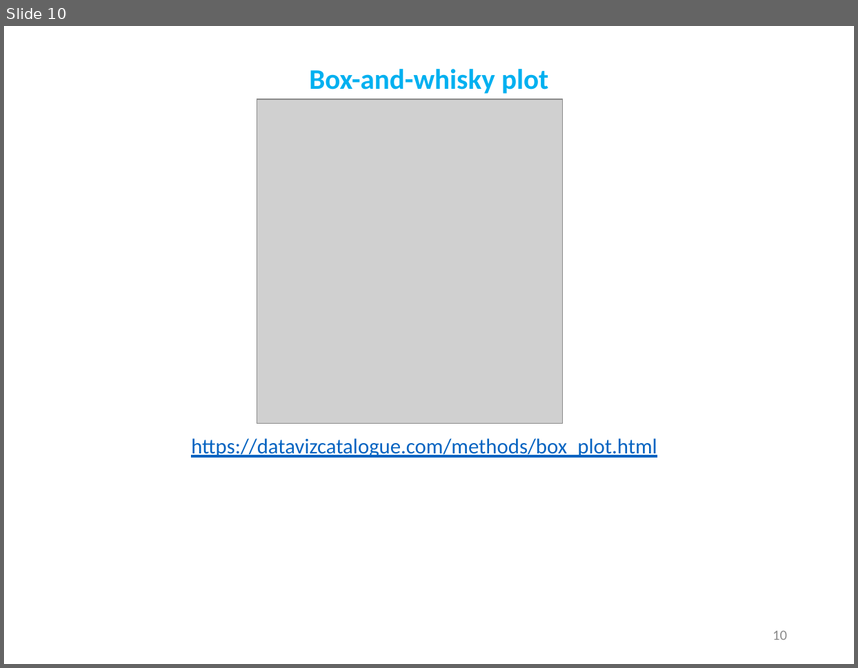
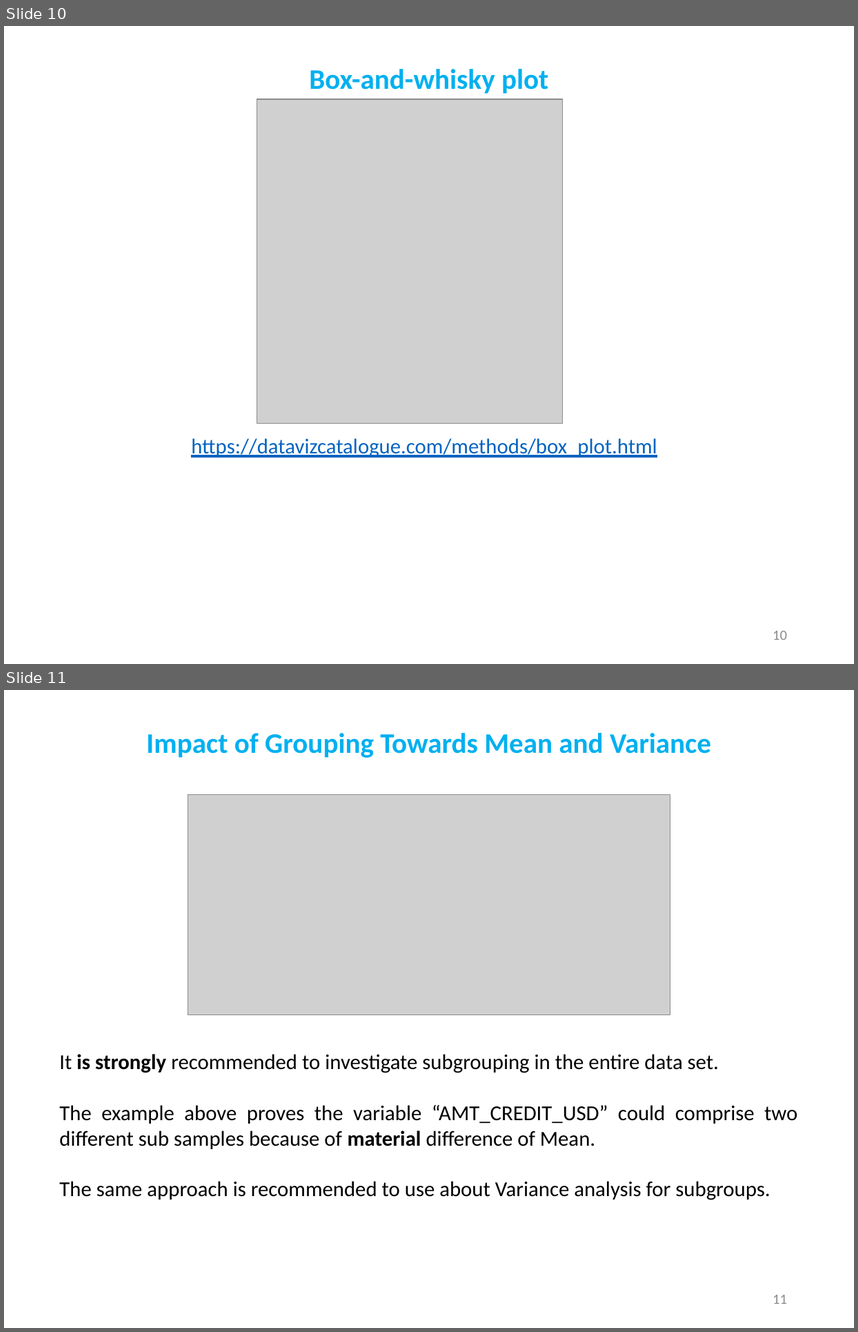
Before and after one commit to demydd/Exploratory-Analysis-, a slide deck: Exploratory_Analysis.pptx. Shown one above the other, each under a label of ours: slide 10 before the commit, slides 10 and 11 after it. The pictures are 858x668 and 858x1332 pixels, drawn with LibreOffice and Linux fonts; fonts in the diff are those of the drawing; grey boxes stand for pictures. Boxes give left, top, right and bottom in pixels: in the first picture for what was removed or moved away, otherwise in the second. Text is boxed around its words. In the diff, an @@ line names an element or a change of style, - is before the commit and + after.

Commit message:
Grouping and variance are added.

```diff
--- a/Exploratory_Analysis.pptx
+++ b/Exploratory_Analysis.pptx
@@ slide 11 added at (4,690,854,1328), background #FFFFFF @@
@@ title added at (146,733,711,758), 24 pt, text #00B0F0, bold @@
+Impact of Grouping Towards Mean and Variance
@@ picture added at (188,795,671,1015) @@
@@ text added at (59,1054,797,1200), 18 pt, text #000000 @@
+It is strongly recommended to investigate subgrouping in the entire data set.
+The example above proves the variable “AMT_CREDIT_USD” could comprise two different sub samples because of material difference of Mean.
+The same approach is recommended to use about Variance analysis for subgroups.
@@ page number added at (773,1294,787,1303), 12 pt, text #8C8C8C @@
+11
```
Also in this commit, not shown: 1 slide changed, 2 other slides added, 3 other files.
